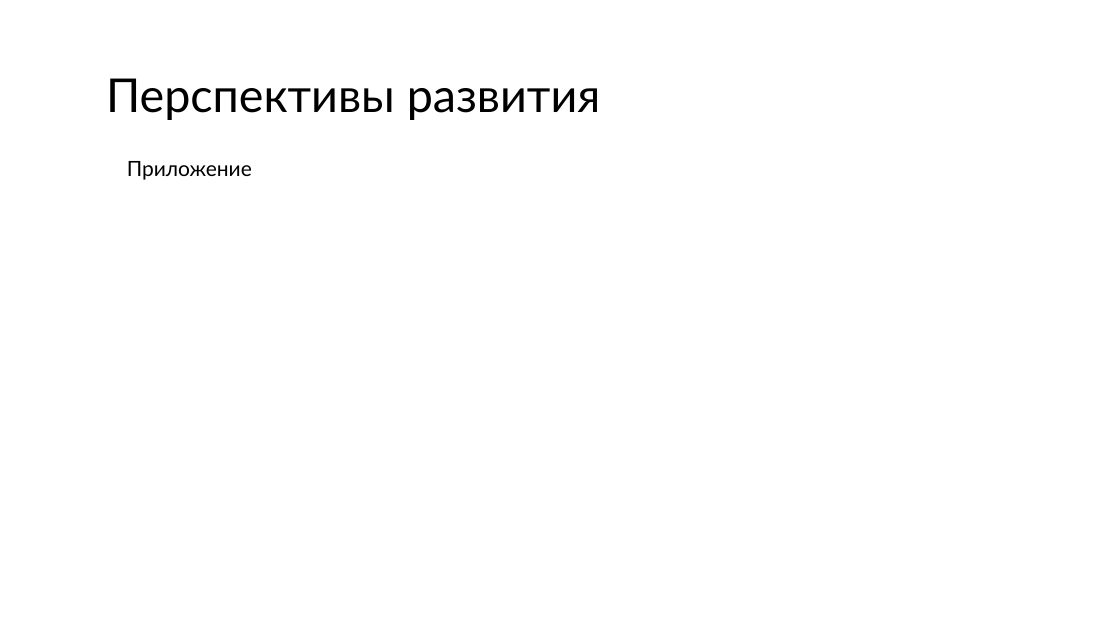
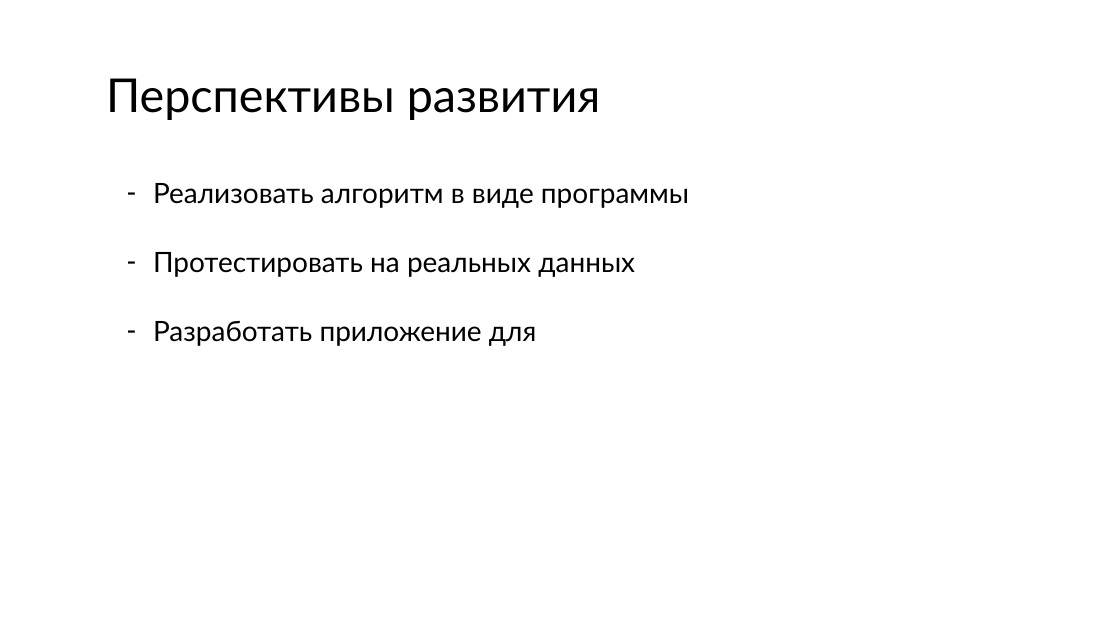
Before and after one commit to w1ldhoneyp1e/goods-distribution-warehouse, a slide deck: slide 39 of presentation.pptx (slide 20 before the commit). Drawn at 1120x630 pixels with LibreOffice and Linux fonts; fonts in the diff are those of the drawing. Boxes give left, top, right and bottom in pixels: in the first picture for what was removed or moved away, otherwise in the second. Text is boxed around its words. In the diff, an @@ line names an element or a change of style, - is before the commit and + after.

```diff
--- a/presentation.pptx
+++ b/presentation.pptx
@@ text at (153,183,689,346): text changed; size 18 to 24 pt @@
-Приложение
+– Реализовать алгоритм в виде программы
+– Протестировать на реальных данных
+– Разработать приложение для
```
Also in this commit, not shown: 15 other slides changed, 23 slides added, 3 slides removed, 29 other files.
